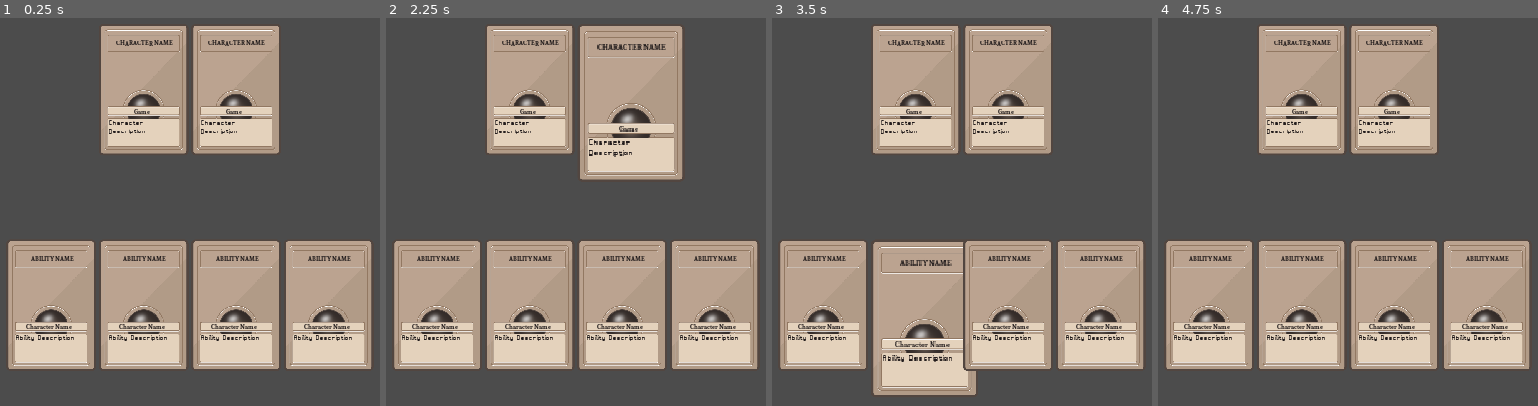
Above: before the commit, frames 1-4 (left to right).
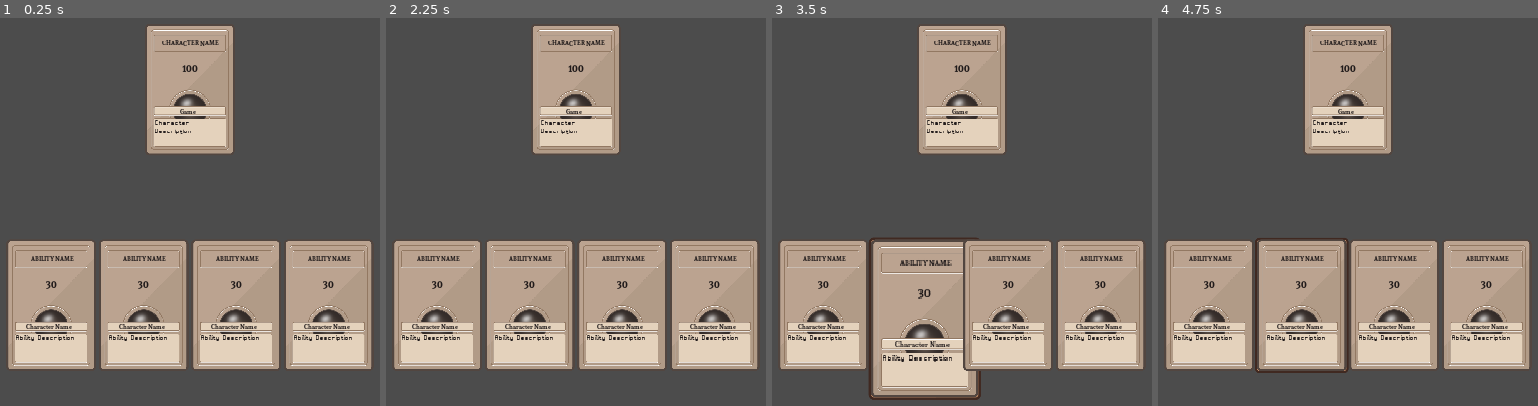
Above: after the commit, the same moments.

Repository: jarusll/Cards
Game: Godot game, scene res://scenes/Main.tscn
Same seed, same stepped clock (60 frames per second), same inputs: the game is played once before the commit and once after it. This scene is started directly instead of the project's main scene.
Inputs (mouse positions are in pixels of both pictures, inside the frame that each line leads up to):
- Up to frame 1 (0.25 s): no input
- Up to frame 2 (2.25 s): tap Enter at 0.5, 2 s; move the mouse to (750, 188) at 0.52 s; click (750, 188) at 0.67 s; tap Space at 1.25 s; move the mouse to (416, 235) at 1.27 s; click (416, 235) at 1.42 s; move the mouse to (655, 111) at 2.02 s; click (655, 111) at 2.17 s
- Up to frame 3 (3.5 s): tap Space at 2.75 s; move the mouse to (920, 301) at 2.77 s; click (920, 301) at 2.92 s
- Up to frame 4 (4.75 s): tap Enter at 3.5 s; move the mouse to (outside the picture) at 3.52 s; click (outside the picture) at 3.67 s; tap Space at 4.25 s; move the mouse to (outside the picture) at 4.27 s; click (outside the picture) at 4.42 s

The runs differ from the first frame. In frame 1, 10% of the frame differs, in the area x 12-88%, y 2-70%; in frame 2, 14%; in frame 3, 11%; in frame 4, 11%.

Commit message:
basic gameplay loop

Diff:
--- a/project.godot
+++ b/project.godot
@@ -49,6 +49,14 @@
 mipmap=false
 mouse=true
 
+[input]
+
+left_click={
+"deadzone": 0.5,
+"events": [ Object(InputEventMouseButton,"resource_local_to_scene":false,"resource_name":"","device":0,"alt":false,"shift":false,"control":false,"meta":false,"command":false,"button_mask":0,"position":Vector2( 0, 0 ),"global_position":Vector2( 0, 0 ),"factor":1.0,"button_index":1,"pressed":false,"doubleclick":false,"script":null)
+ ]
+}
+
 [physics]
 
 common/enable_pause_aware_picking=true
--- a/scenes/AbilityCard.gd
+++ b/scenes/AbilityCard.gd
@@ -1,9 +1,14 @@
 extends BaseCard
+
+signal ability_clicked(ability)
+
+var damage_points = 30
 
 func _ready():
 	set_ability("Ability Name")
 	set_character("Character Name")
 	set_ability_description("Ability Description")
+	set_damage_points(damage_points)
 
 func set_ability(ability):
 	set_title(ability)
@@ -13,3 +18,21 @@
 
 func set_ability_description(description):
 	set_description(description)
+
+func set_damage_points(points):
+	damage_points = points
+	$Interface/DamagePoints.set_text(String(damage_points))
+
+func use(CharacterCard):
+	CharacterCard.damage(damage_points)
+	queue_free()
+
+func _on_Interface_gui_input(event: InputEvent):
+	if event is InputEventMouseButton and event.is_pressed():
+		emit_signal("ability_clicked", self)
+
+func highlight():
+	$Highlight.show()
+
+func unhighlight():
+	$Highlight.hide()
--- a/scenes/AbilityCard.tscn
+++ b/scenes/AbilityCard.tscn
@@ -1,7 +1,23 @@
-[gd_scene load_steps=3 format=2]
+[gd_scene load_steps=5 format=2]
 
 [ext_resource path="res://scenes/BaseCard.tscn" type="PackedScene" id=1]
 [ext_resource path="res://scenes/AbilityCard.gd" type="Script" id=2]
+[ext_resource path="res://assets/Andada-Bold.otf" type="DynamicFontData" id=3]
+
+[sub_resource type="DynamicFont" id=1]
+font_data = ExtResource( 3 )
 
 [node name="AbilityCard" instance=ExtResource( 1 )]
 script = ExtResource( 2 )
+
+[node name="DamagePoints" type="Label" parent="Interface" index="3"]
+margin_left = 5.0
+margin_top = 60.0
+margin_right = 139.0
+margin_bottom = 83.0
+custom_colors/font_color = Color( 0.133333, 0.109804, 0.109804, 1 )
+custom_fonts/font = SubResource( 1 )
+align = 1
+valign = 1
+
+[connection signal="gui_input" from="Interface" to="." method="_on_Interface_gui_input"]
--- a/scenes/BaseCard.gd
+++ b/scenes/BaseCard.gd
@@ -5,11 +5,14 @@
 var title_text = "Title"
 var subtitle_text = "Subtitle"
 var description_text = "Description"
+var mouse_in = false
+var highlighted = false
 
 func _ready():
 	$Interface/TitleLabel.set_text(title_text)
 	$Interface/SubtitleLabel.set_text(subtitle_text)
 	$Interface/DescriptionLabel.set_text(description_text)
+	$Highlight.hide()
 
 func set_title(title):
 	title_text = title
@@ -24,7 +27,9 @@
 	$Interface/DescriptionLabel.set_text(description_text)
 
 func _on_Interface_mouse_entered():
+	mouse_in = true
 	set_scale(Vector2(1.2, 1.2))
 
 func _on_Interface_mouse_exited():
+	mouse_in = false
 	set_scale(Vector2(1, 1))
--- a/scenes/BaseCard.tscn
+++ b/scenes/BaseCard.tscn
@@ -1,9 +1,10 @@
-[gd_scene load_steps=8 format=2]
+[gd_scene load_steps=9 format=2]
 
 [ext_resource path="res://assets/card/card-front.png" type="Texture" id=1]
 [ext_resource path="res://scenes/BaseCard.gd" type="Script" id=2]
 [ext_resource path="res://assets/Andada-Bold.otf" type="DynamicFontData" id=3]
 [ext_resource path="res://assets/Basic-San-Serif.ttf" type="DynamicFontData" id=4]
+[ext_resource path="res://assets/card/card-back.png" type="Texture" id=5]
 
 [sub_resource type="RectangleShape2D" id=1]
 extents = Vector2( 72, 105.25 )
@@ -24,6 +25,11 @@
 rect_min_size = Vector2( 144, 211 )
 mouse_filter = 2
 script = ExtResource( 2 )
+
+[node name="Highlight" type="Sprite" parent="."]
+position = Vector2( 72, 106 )
+scale = Vector2( 0.492013, 0.484581 )
+texture = ExtResource( 5 )
 
 [node name="CardArea" type="Area2D" parent="."]
 
--- a/scenes/CharacterCard.gd
+++ b/scenes/CharacterCard.gd
@@ -1,9 +1,14 @@
 extends BaseCard
+
+signal character_clicked(character)
+
+var HP = 100
 
 func _ready():
 	set_name("Character Name")
 	set_game("Game")
 	set_character_description("Character Description")
+	set_HP(HP)
 
 func set_name(ability):
 	set_title(ability)
@@ -13,3 +18,17 @@
 
 func set_character_description(description):
 	set_description(description)
+
+func set_HP(newHP):
+	HP = newHP
+	$Interface/HPLabel.set_text(String(newHP))
+
+func damage(n):
+	HP -= n
+	if HP <= 0:
+		queue_free()
+	set_HP(HP)
+
+func _on_Interface_gui_input(event: InputEvent):
+	if event is InputEventMouseButton and event.is_pressed():
+		emit_signal("character_clicked", self)
--- a/scenes/CharacterCard.tscn
+++ b/scenes/CharacterCard.tscn
@@ -1,7 +1,26 @@
-[gd_scene load_steps=3 format=2]
+[gd_scene load_steps=5 format=2]
 
 [ext_resource path="res://scenes/BaseCard.tscn" type="PackedScene" id=1]
 [ext_resource path="res://scenes/CharacterCard.gd" type="Script" id=2]
+[ext_resource path="res://assets/Andada-Bold.otf" type="DynamicFontData" id=3]
+
+[sub_resource type="DynamicFont" id=1]
+font_data = ExtResource( 3 )
 
 [node name="CharacterCard" instance=ExtResource( 1 )]
 script = ExtResource( 2 )
+
+[node name="TitleLabel" parent="Interface" index="2"]
+custom_colors/font_color = Color( 0.133333, 0.109804, 0.109804, 1 )
+
+[node name="HPLabel" type="Label" parent="Interface" index="3"]
+margin_left = 19.0
+margin_top = 60.0
+margin_right = 125.0
+margin_bottom = 81.0
+custom_colors/font_color = Color( 0.133333, 0.109804, 0.109804, 1 )
+custom_fonts/font = SubResource( 1 )
+align = 1
+valign = 1
+
+[connection signal="gui_input" from="Interface" to="." method="_on_Interface_gui_input"]
--- a/scenes/Main.gd
+++ b/scenes/Main.gd
@@ -2,13 +2,26 @@
 
 const CardFactory = preload('res://scripts/CardFactory.gd')
 
+var selected_character
+var selected_ability
+
 func _ready():
-	pass
-	# var ability = CardFactory.new().make('ability')
-	# var character = CardFactory.new().make('character')
-	# $Interface/Enemies.add_child(character)
-	# $Interface/Enemies.add_child(ability)
-	# $Enemies.add_child(character)
-	# $Enemies.add_child(character)
-	# self.add_child(ability)
-	# self.add_child(character)
+	for character in $Interface/Enemies.get_children():
+		character.connect("character_clicked", self, "on_character_clicked")
+	for character in $Interface/Cards.get_children():
+		character.connect("ability_clicked", self, "on_ability_clicked")
+
+func on_character_clicked(character):
+	print_debug("char clicked")
+	selected_character = character
+	if selected_ability:
+		selected_ability.use(selected_character)
+	selected_ability = null
+	selected_character = null
+
+func on_ability_clicked(ability):
+	print_debug("ability clicked")
+	if selected_ability:
+		selected_ability.unhighlight()
+	selected_ability = ability
+	ability.highlight()
--- a/scenes/Main.tscn
+++ b/scenes/Main.tscn
@@ -25,15 +25,8 @@
 [node name="CharacterCard" parent="Interface/Enemies" instance=ExtResource( 2 )]
 anchor_right = 0.0
 anchor_bottom = 0.0
-margin_left = 494.0
-margin_right = 638.0
-margin_bottom = 216.0
-
-[node name="CharacterCard2" parent="Interface/Enemies" instance=ExtResource( 2 )]
-anchor_right = 0.0
-anchor_bottom = 0.0
-margin_left = 642.0
-margin_right = 786.0
+margin_left = 568.0
+margin_right = 712.0
 margin_bottom = 216.0
 
 [node name="Cards" type="HBoxContainer" parent="Interface"]
